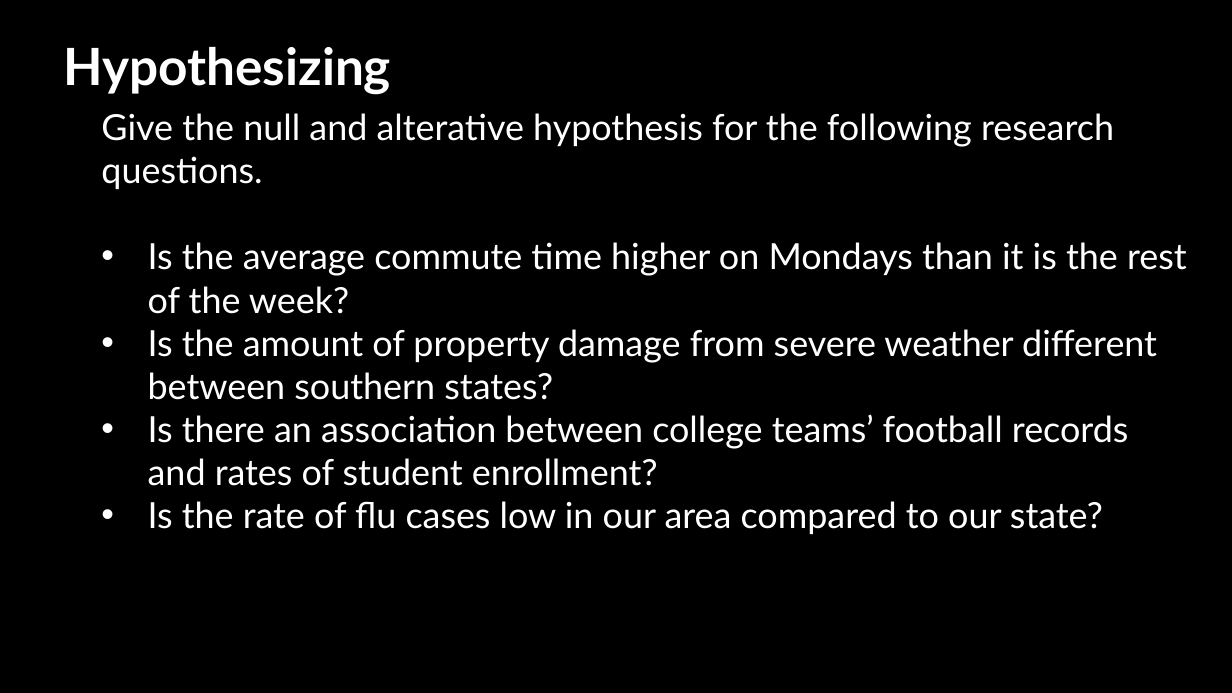
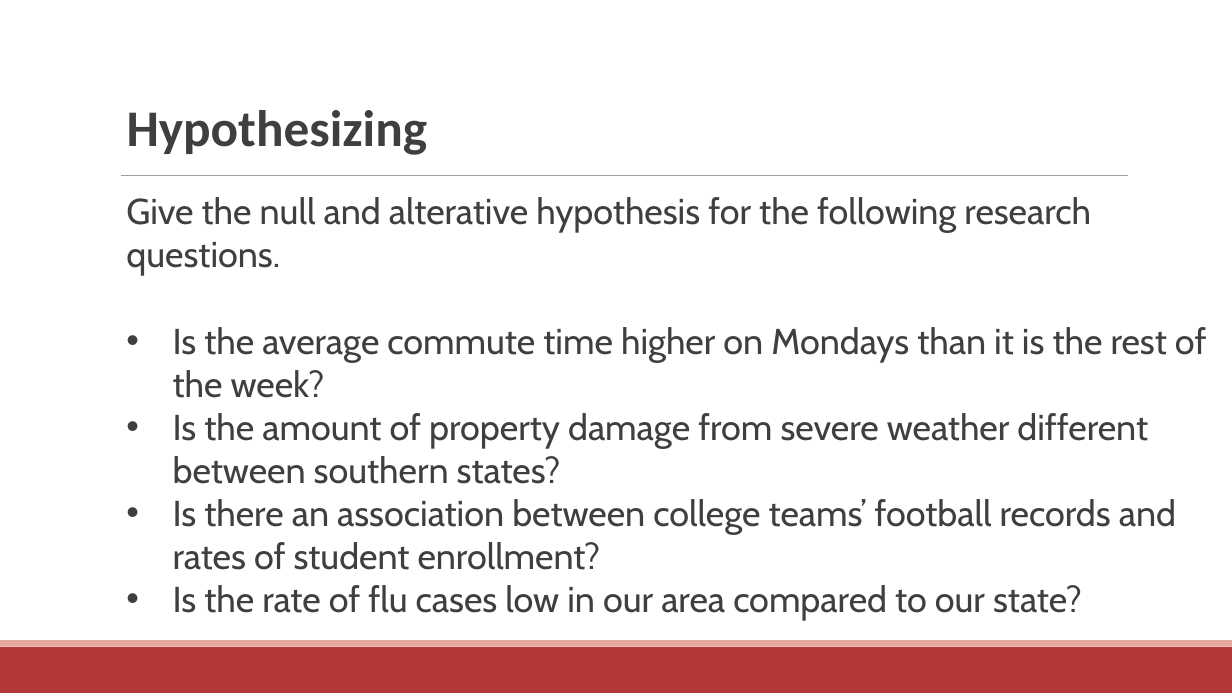
Before and after one commit to communitymaplab/geog4300_datascience, a slide deck: slide 4 of in_class_slides/geog4300_L13 Hypotheses and one sample tests and normality.pptx (slide 18 before the commit). Drawn at 1232x693 pixels with LibreOffice and Linux fonts; fonts in the diff are those of the drawing; background and template pictures are left out. Boxes give left, top, right and bottom in pixels: in the first picture for what was removed or moved away, otherwise in the second. Text is boxed around its words. In the diff, an @@ line names an element or a change of style, - is before the commit and + after.

```diff
--- a/in_class_slides/geog4300_L13 Hypotheses and one sample tests and normality.pptx
+++ b/in_class_slides/geog4300_L13 Hypotheses and one sample tests and normality.pptx
@@ background picture (left out) to #FFFFFF @@
@@ text "Hypothesizing": place and size @@
-text "Hypothesizing" at [63, 47, 391, 95]
+text "Hypothesizing" at [127, 110, 428, 155]
@@ text "Hypothesizing" at [127, 110, 428, 155]: font Lato to Calibri, text colour #FFFFFF to #3F3F3F @@
@@ line added from (121, 176) to (1128, 176), #9F9F9F 0.5 pt @@
@@ text "Give the null and alterative ...": place and size @@
-text "Give the null and alterative ..." at [101, 113, 1187, 534]
+text "Give the null and alterative ..." at [126, 197, 1206, 621]
@@ text "Give the null and alterative ..." at [126, 197, 1206, 621]: font Lato to Cabin, text colour #FFFFFF to #3F3F3F @@
@@ rectangle added at [0, 647, 1232, 693], fill #B23838 @@
@@ rectangle added at [0, 640, 1232, 647], fill #E5A99F @@
```
Also in this commit, not shown: 19 other slides changed, 2 slides added, 9 slides removed, 1 other file.
